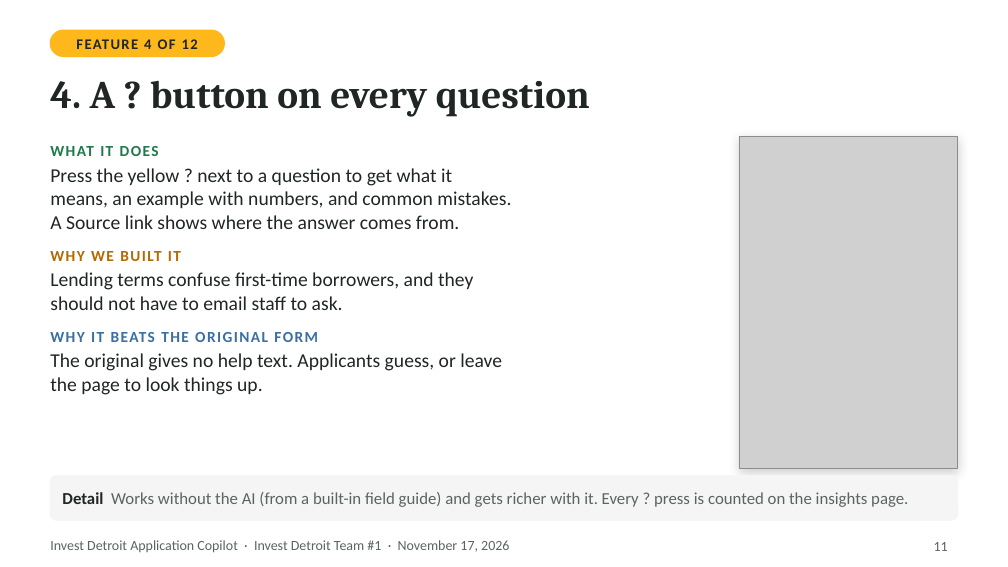
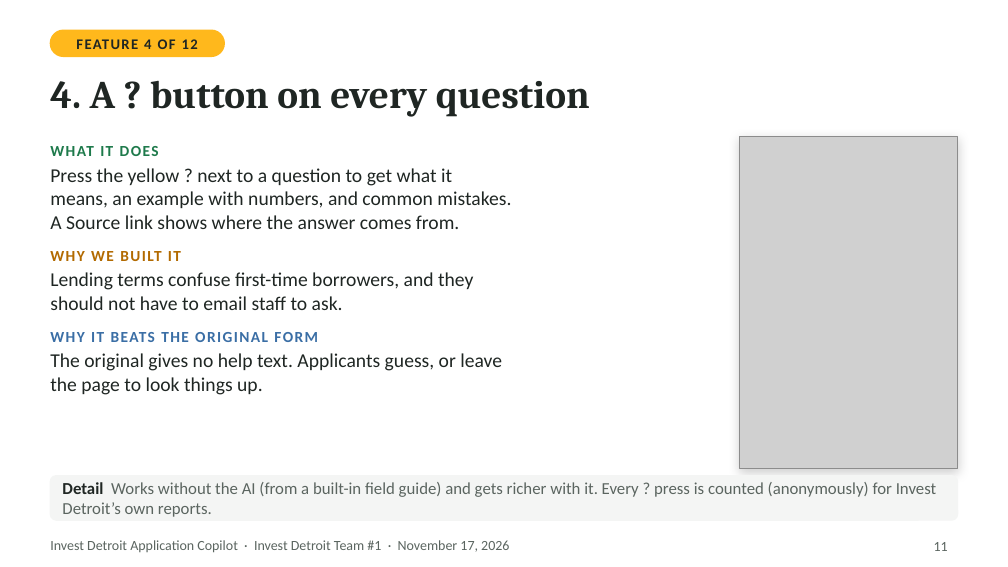
Before and after one commit to ojhnny/invest-detroit-application-copilot, a slide deck: slide 11 of docs/presentation/Invest-Detroit-Copilot-Client-Deck.pptx. Drawn at 1008x567 pixels with LibreOffice and Linux fonts; fonts in the diff are those of the drawing; grey boxes stand for pictures. Boxes give left, top, right and bottom in pixels: in the first picture for what was removed or moved away, otherwise in the second. Text is boxed around its words. In the diff, an @@ line names an element or a change of style, - is before the commit and + after.

```diff
--- a/docs/presentation/Invest-Detroit-Copilot-Client-Deck.pptx
+++ b/docs/presentation/Invest-Detroit-Copilot-Client-Deck.pptx
@@ text at [62, 482, 936, 517]: text changed @@
-Detail Works without the AI (from a built-in field guide) and gets richer with it. Every ? press is counted on the insights page.
+Detail Works without the AI (from a built-in field guide) and gets richer with it. Every ? press is counted (anonymously) for Invest Detroit’s own reports.
```
Also in this commit, not shown: 7 other slides changed, 1 slide removed, 25 other files.
